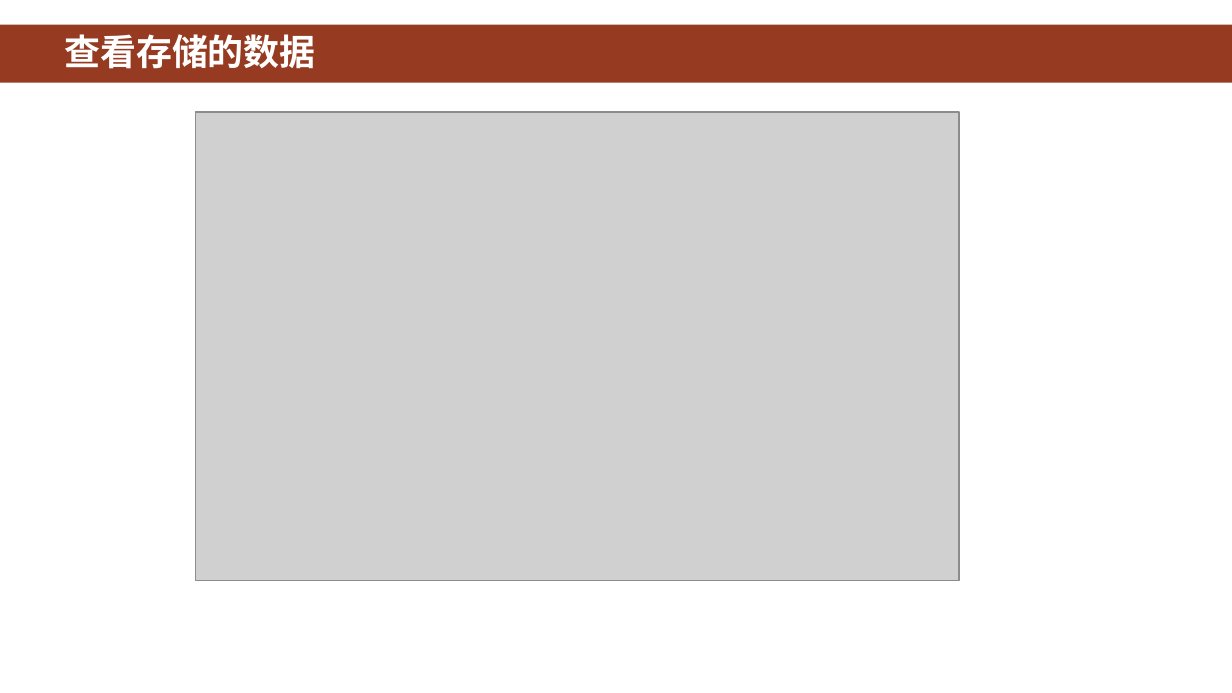
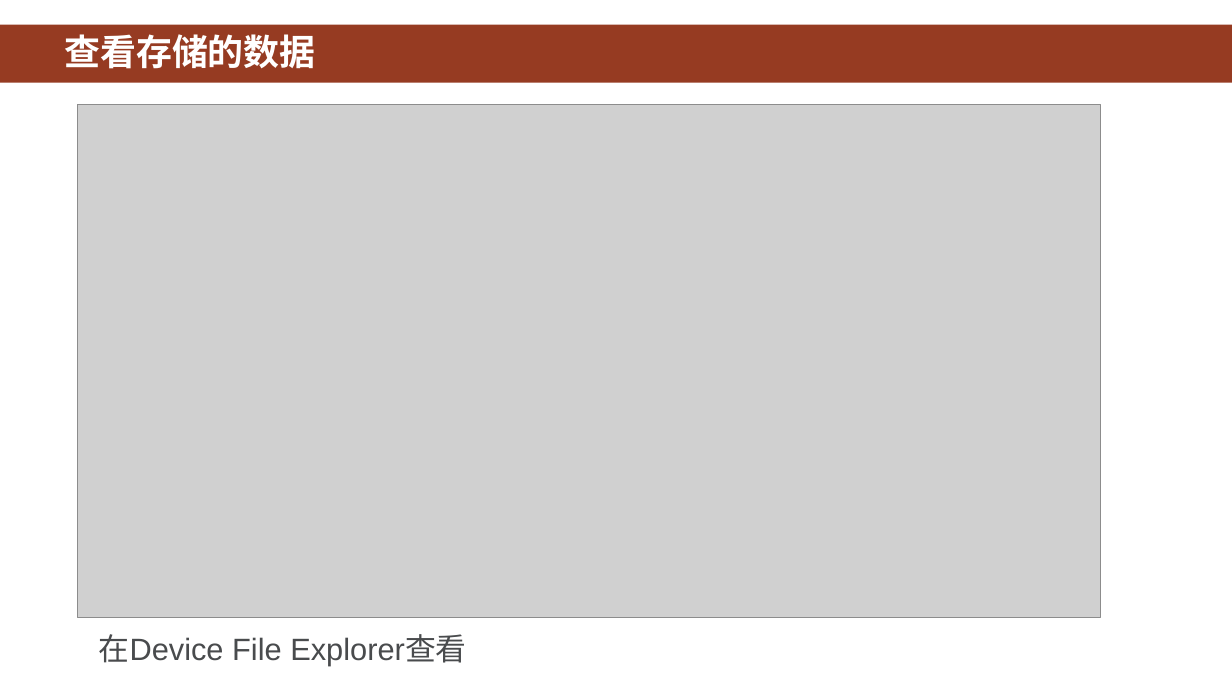
Before and after one commit to HBU/Android-PPT, a slide deck: slide 7 of 08.0 -- 数据存储 -- 第08章.ppt. Drawn at 1232x693 pixels with LibreOffice and Linux fonts; fonts in the diff are those of the drawing; grey boxes stand for pictures; background and template pictures are left out. Boxes give left, top, right and bottom in pixels: in the first picture for what was removed or moved away, otherwise in the second. Text is boxed around its words. In the diff, an @@ line names an element or a change of style, - is before the commit and + after.

```diff
--- a/08.0 -- 数据存储 -- 第08章.ppt
+++ b/08.0 -- 数据存储 -- 第08章.ppt
@@ picture resized from (x1=196, y1=112, x2=958, y2=582) to (x1=78, y1=105, x2=1100, y2=617) @@
@@ text added at (x1=99, y1=634, x2=466, y2=665), 18 pt, text #494B4D @@
+在Device File Explorer查看
```
Also in this commit, not shown: 10 other slides changed, 1 slide removed.
